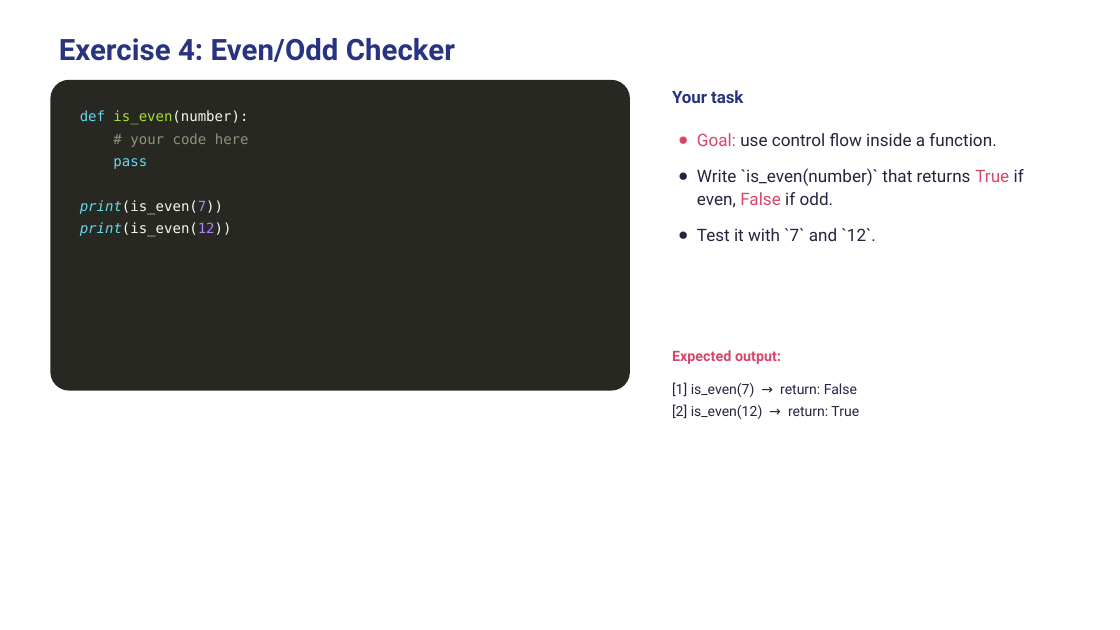
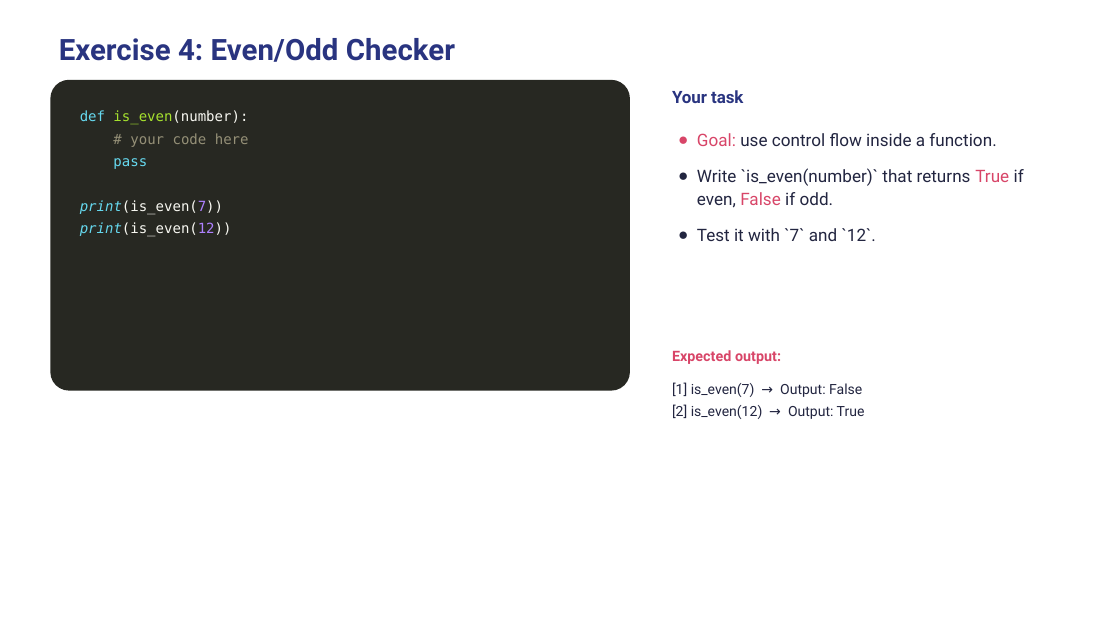
Before and after one commit to wg-training/wg-python-for-data-science-fundamental, a slide deck: slide 22 of slides/09 - Functions.pptx (slide 21 before the commit). Drawn at 1120x630 pixels with LibreOffice and Linux fonts; fonts in the diff are those of the drawing. Boxes give left, top, right and bottom in pixels: in the first picture for what was removed or moved away, otherwise in the second. Text is boxed around its words. In the diff, an @@ line names an element or a change of style, - is before the commit and + after.

```diff
--- a/slides/09 - Functions.pptx
+++ b/slides/09 - Functions.pptx
@@ text at (672, 382, 865, 419): text changed @@
-[1] is_even(7) → return: False
-[2] is_even(12) → return: True
+[1] is_even(7) → Output: False
+[2] is_even(12) → Output: True
```
Also in this commit, not shown: 11 other slides changed, 3 slides added, 3 slides removed, 3 other files.
